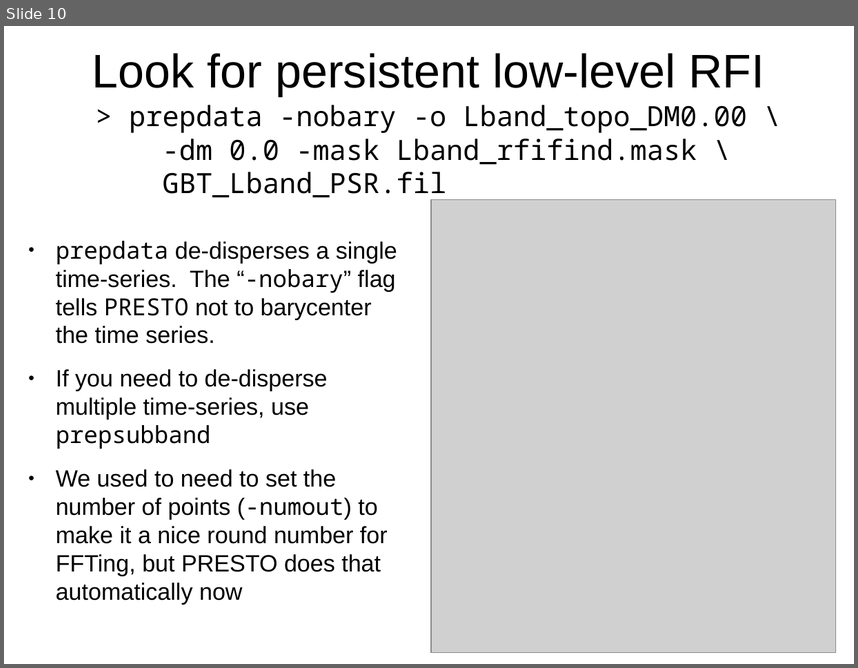
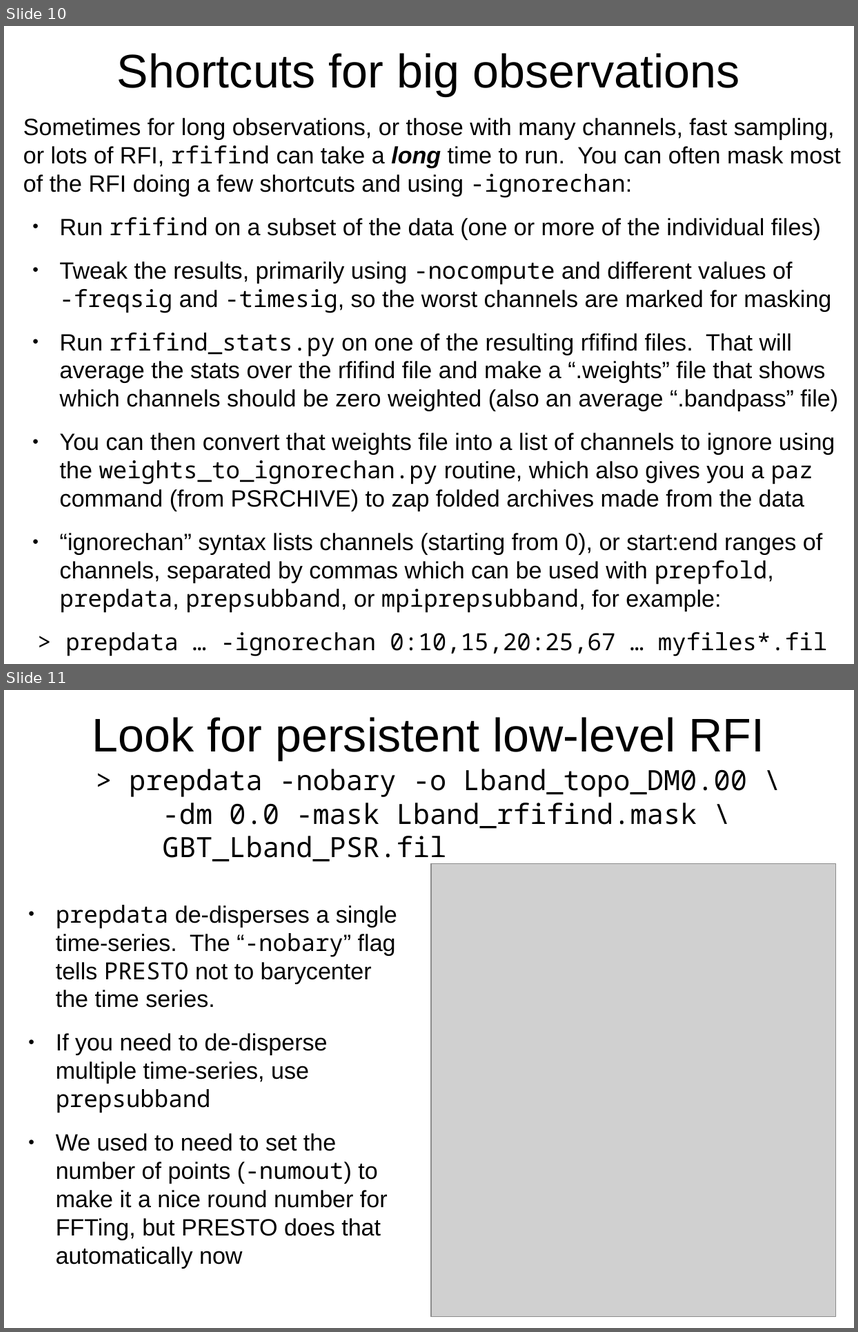
Before and after one commit to scottransom/presto, a slide deck: docs/PRESTO_search_tutorial.odp. Shown one above the other, each under a label of ours: slide 10 before the commit, slides 10 and 11 after it. The pictures are 858x668 and 858x1332 pixels, drawn with LibreOffice and Linux fonts; fonts in the diff are those of the drawing; grey boxes stand for pictures. Boxes give left, top, right and bottom in pixels: in the first picture for what was removed or moved away, otherwise in the second. Text is boxed around its words. In the diff, an @@ line names an element or a change of style, - is before the commit and + after.

Commit message:
Added slide about -ignorechan

```diff
--- a/docs/PRESTO_search_tutorial.odp
+++ b/docs/PRESTO_search_tutorial.odp
@@ slide 10 added at (x1=4, y1=26, x2=854, y2=664), background #FFFFFF @@
@@ title added at (x1=117, y1=53, x2=740, y2=96), 44 pt, text #000000 @@
+Shortcuts for big observations
@@ text added at (x1=23, y1=118, x2=841, y2=656), 22 pt, text #000000 @@
+Sometimes for long observations, or those with many channels, fast sampling, or lots of RFI, rfifind can take a long time to run. You can often mask most of the RFI doing a few shortcuts and using -ignorechan:
+● Run rfifind on a subset of the data (one or more of the individual files)
+● Tweak the results, primarily using -nocompute and different values of -freqsig and -timesig, so the worst channels are marked for masking
+● Run rfifind_stats.py on one of the resulting rfifind files. That will average the stats over the rfifind file and make a “.weights” file that shows which channels should be zero weighted (also an average “.bandpass” file)
+● You can then convert that weights file into a list of channels to ignore using the weights_to_ignorechan.py routine, which also gives you a paz command (from PSRCHIVE) to zap folded archives made from the data
+● “ignorechan” syntax lists channels (starting from 0), or start:end ranges of channels, separated by commas which can be used with prepfold, prepdata, prepsubband, or mpiprepsubband, for example:
+> prepdata … -ignorechan 0:10,15,20:25,67 … myfiles*.fil
@@ what was slide 10 is now slide 11 @@
```
Also in this commit, not shown: 1 other file.
